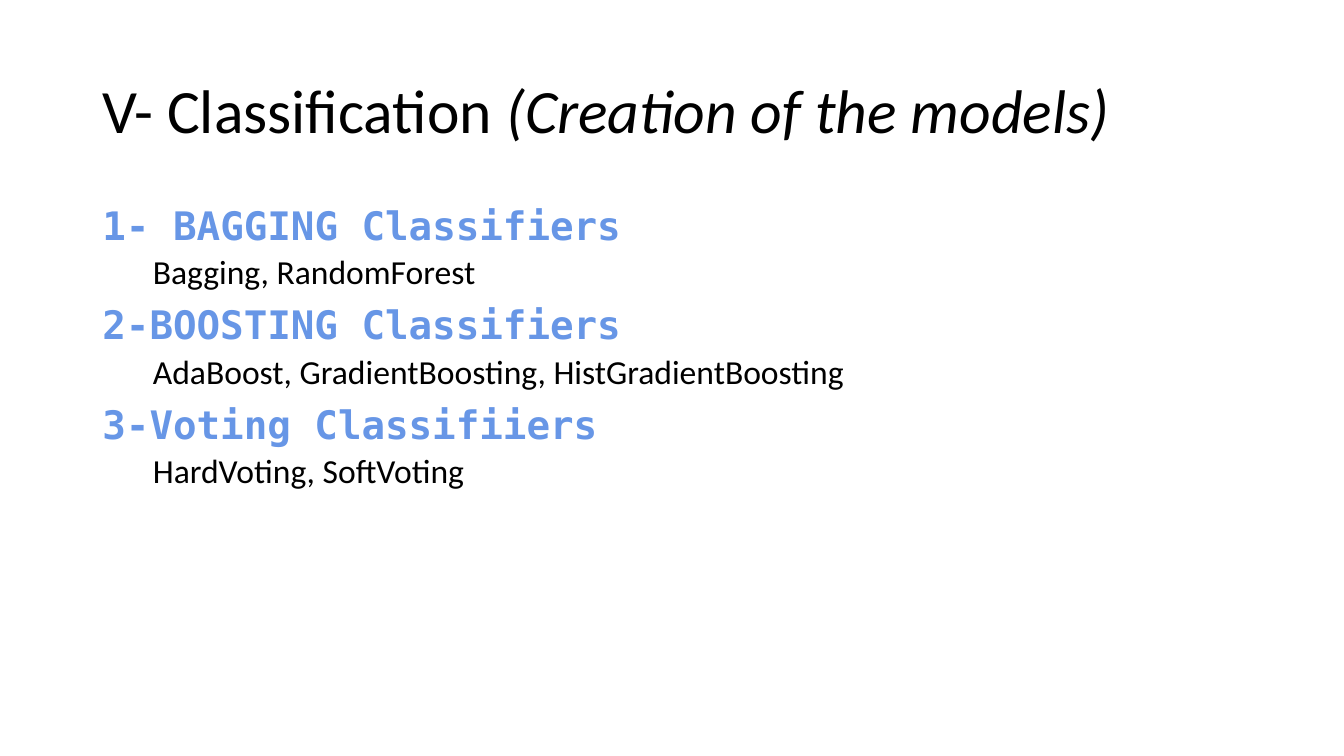
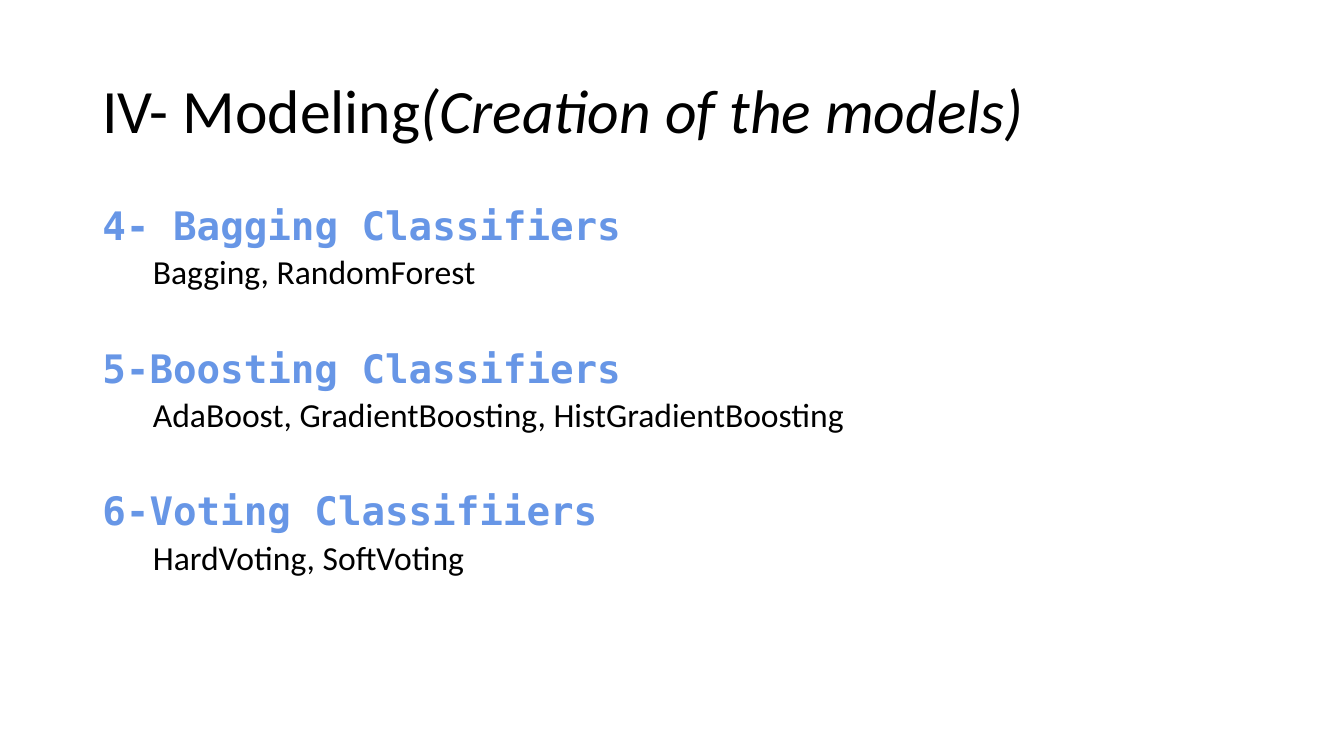
Before and after one commit to Leodespt/Projet_Python, a slide deck: slide 19 of Presentation_Python.pptx. Drawn at 1344x756 pixels with LibreOffice and Linux fonts; fonts in the diff are those of the drawing. Boxes give left, top, right and bottom in pixels: in the first picture for what was removed or moved away, otherwise in the second. Text is boxed around its words. In the diff, an @@ line names an element or a change of style, - is before the commit and + after.

```diff
--- a/Presentation_Python.pptx
+++ b/Presentation_Python.pptx
@@ title at box(102, 88, 1023, 144): text changed @@
-V- Classification (Creation of the models)
+IV- Modeling(Creation of the models)
@@ text at box(102, 208, 621, 248): text changed @@
-1- BAGGING Classifiers
+4- Bagging Classifiers
@@ text at box(102, 351, 621, 391): text changed @@
-2-BOOSTING Classifiers
+5-Boosting Classifiers
@@ text at box(102, 494, 597, 533): text changed @@
-3-Voting Classifiiers
+6-Voting Classifiiers
```
Also in this commit, not shown: 18 other slides changed, 2 slides added, 1 slide removed.
